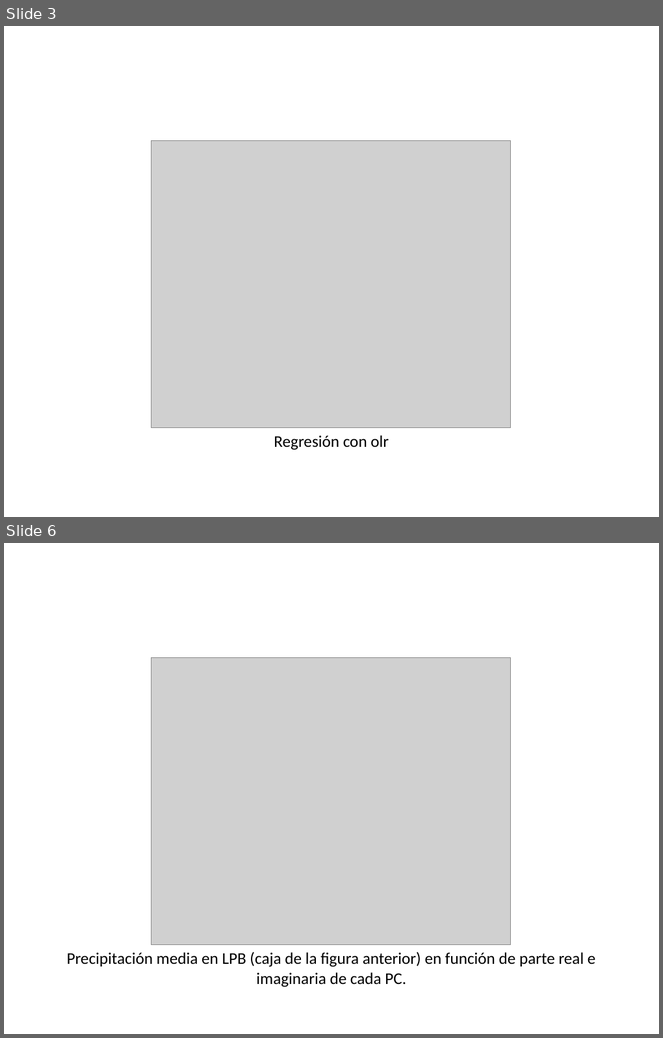
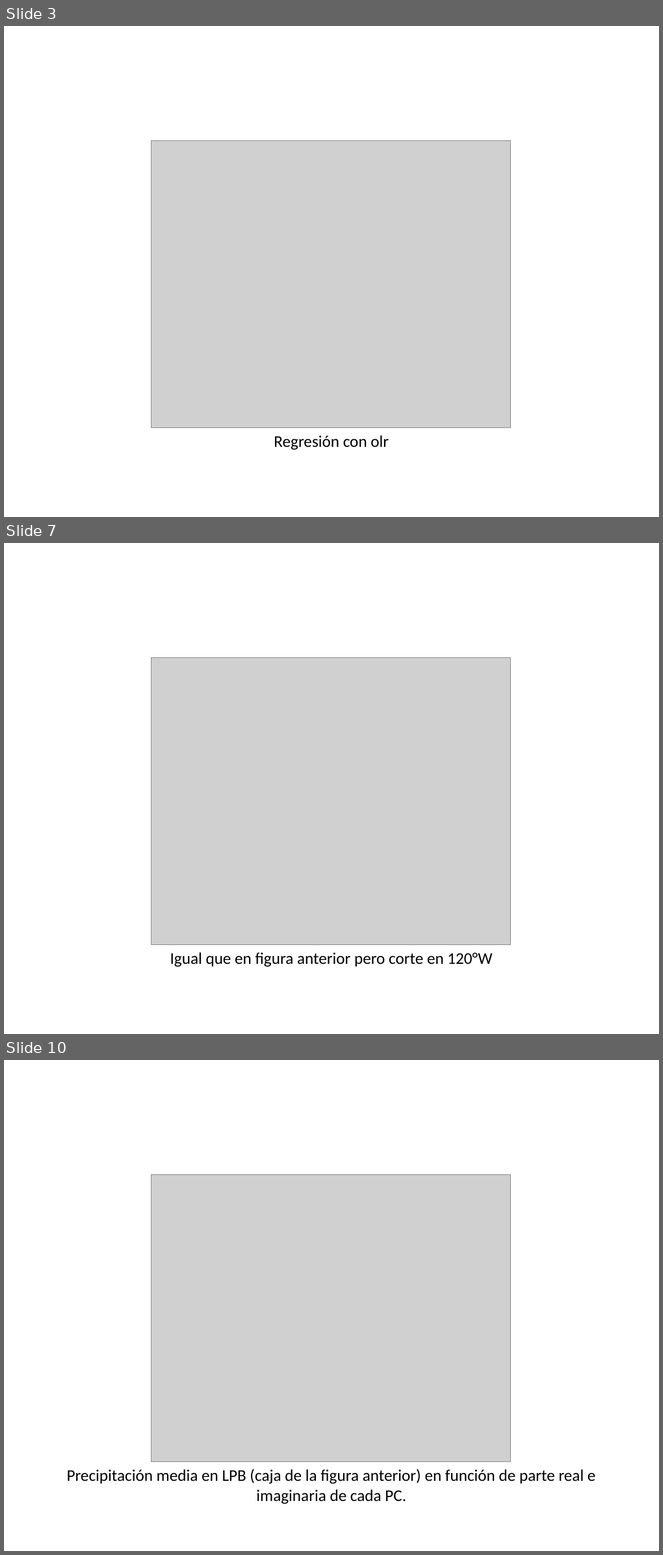
Before and after one commit to eliocamp/onda3, a slide deck: 23-mas_SON.pptx. Shown one above the other, each under a label of ours: slides 3 and 6 before the commit, slides 3, 7 and 10 after it; the slides between them are not shown. The pictures are 663x1038 and 663x1555 pixels, drawn with LibreOffice and Linux fonts; fonts in the diff are those of the drawing; grey boxes stand for pictures. Boxes give left, top, right and bottom in pixels: in the first picture for what was removed or moved away, otherwise in the second. Text is boxed around its words. In the diff, an @@ line names an element or a change of style, - is before the commit and + after.

```diff
--- a/23-mas_SON.pptx
+++ b/23-mas_SON.pptx
@@ slide 7 added at bbox=[4, 543, 659, 1034], background #FFFFFF @@
@@ picture added at bbox=[152, 657, 511, 945] @@
@@ text added at bbox=[170, 953, 492, 967], 18 pt, text #000000 @@
+Igual que en figura anterior pero corte en 120°W
@@ what was slide 6 is now slide 10 @@
```
Also in this commit, not shown: 3 other slides added, 1 other file.
